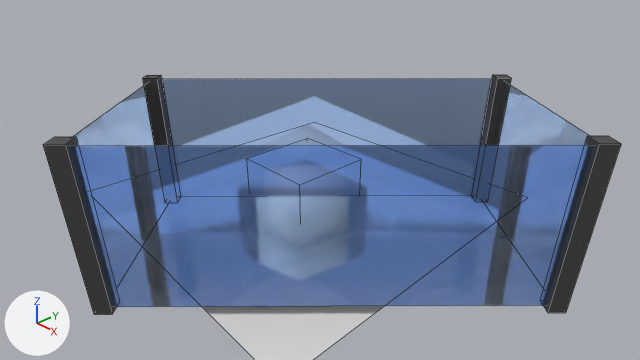
One commit to the Blender file project_01/scene02new.blend: the scene before it, then after it.
Camera for both pictures: the file's camera 'Camera'. Lighting does not change. The marker at lower left points along +X, +Y and +Z. Mesh edges are drawn as thin lines.

The first picture shows 'Cube', 'Ground', 'tank'.
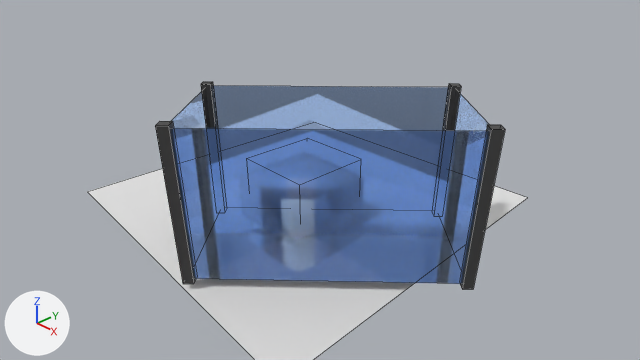
Commit message: Scaling tank in scene

What differs and where, as boxes (x1, y1, x2, y2) in the pictures (640 x 360 px):
'tank', turned, rescaled: before (43, 75, 621, 314); after (155, 82, 505, 289)

What changed in the scene script:
```text
Change ob_tank:
    ob_tank.rotation_euler: (0.0, 0.0, 2.391) -> (0.0, 0.0, 2.356)  # degrees (0, 0, 137) -> degrees (0, 0, 135)
    ob_tank.scale: (0.15, 0.15, 1.5) -> (0.1, 0.1, 1.5)
```
